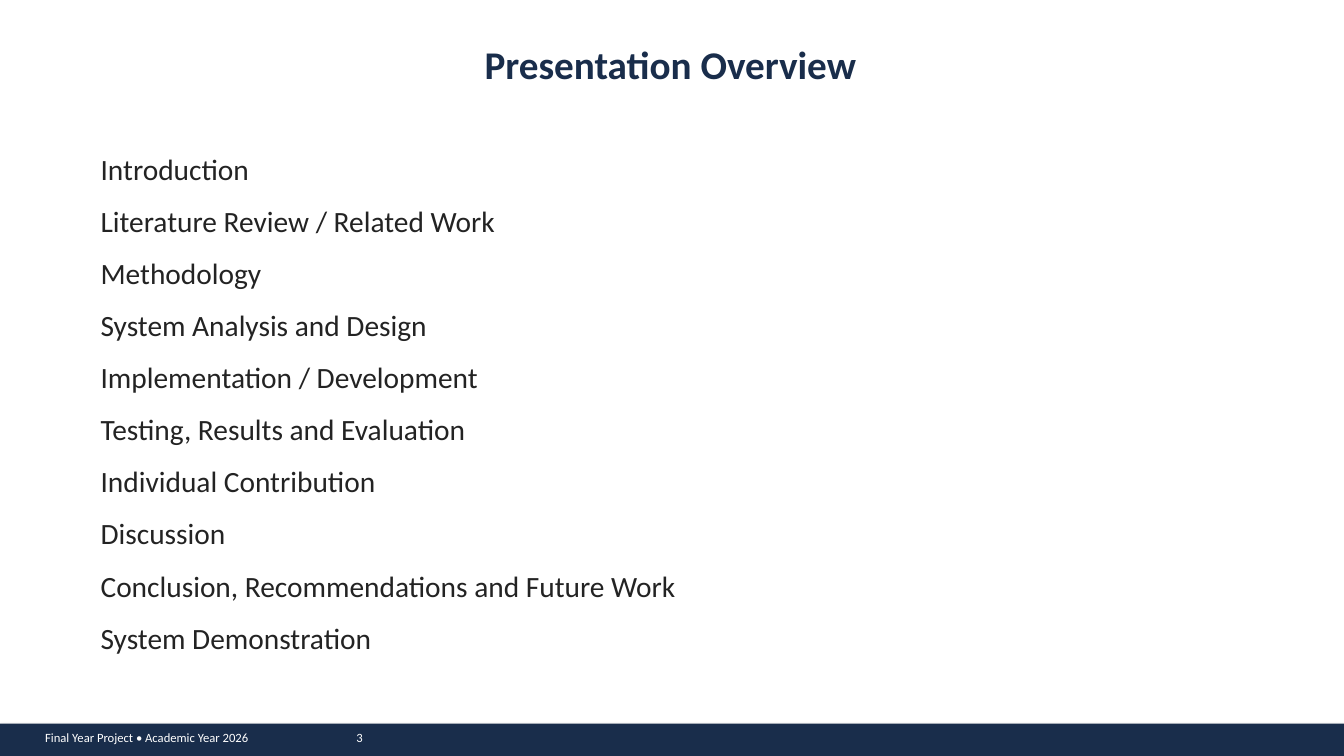
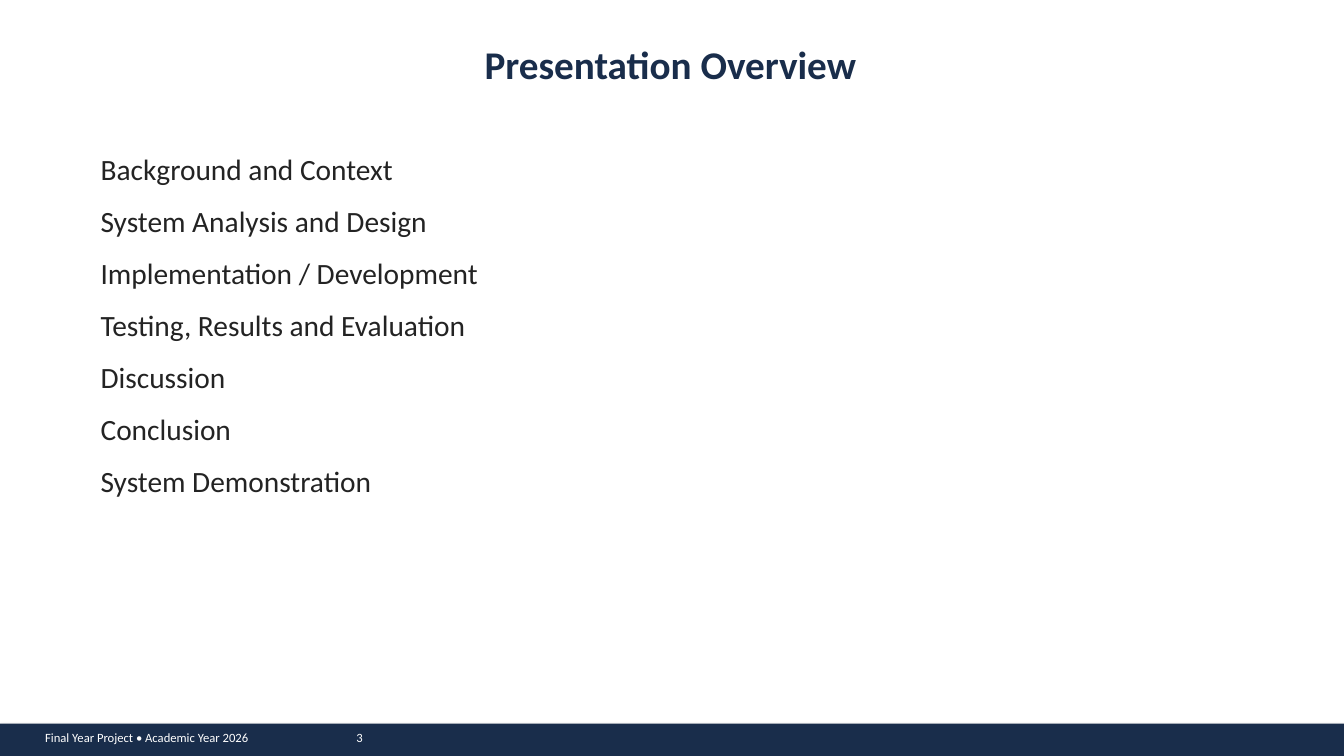
Before and after one commit to john-chola/ZamMarket, a slide deck: slide 3 of docs/presentation/ZamMarket_Presentation.pptx. Drawn at 1344x756 pixels with LibreOffice and Linux fonts; fonts in the diff are those of the drawing. Boxes give left, top, right and bottom in pixels: in the first picture for what was removed or moved away, otherwise in the second. Text is boxed around its words. In the diff, an @@ line names an element or a change of style, - is before the commit and + after.

```diff
--- a/docs/presentation/ZamMarket_Presentation.pptx
+++ b/docs/presentation/ZamMarket_Presentation.pptx
@@ text at <box>101,159,393,185</box>: text changed @@
-Introduction
-Literature Review / Related Work
-Methodology
+Background and Context
@@ text at <box>101,419,231,441</box>: text changed @@
-Conclusion, Recommendations and Future Work
+Conclusion
@@ text at <box>101,471,375,493</box>: paragraph removed @@
-Individual Contribution
```
Also in this commit, not shown: 16 other slides changed, 31 slides removed, 2 other files.
